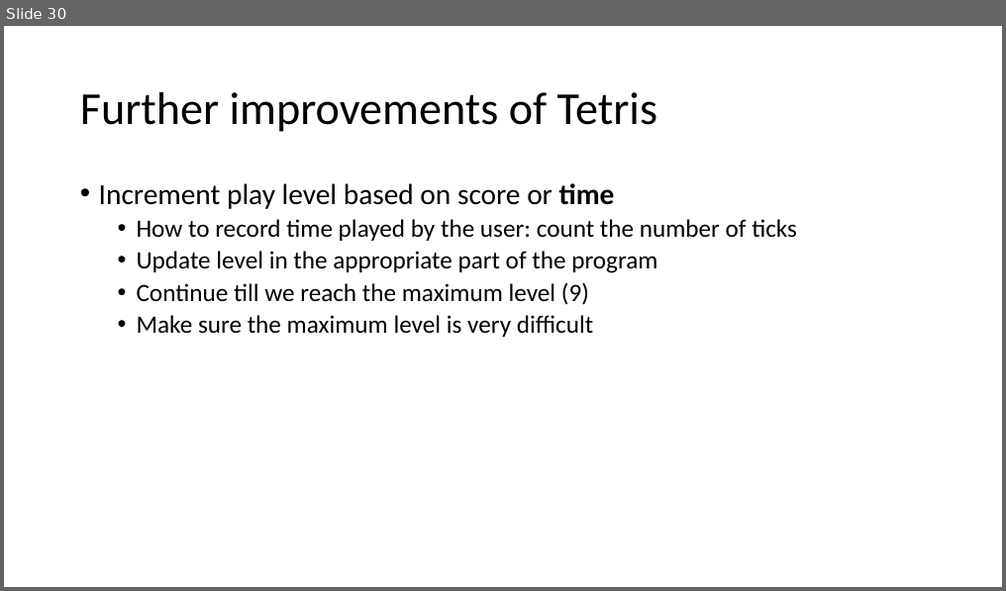
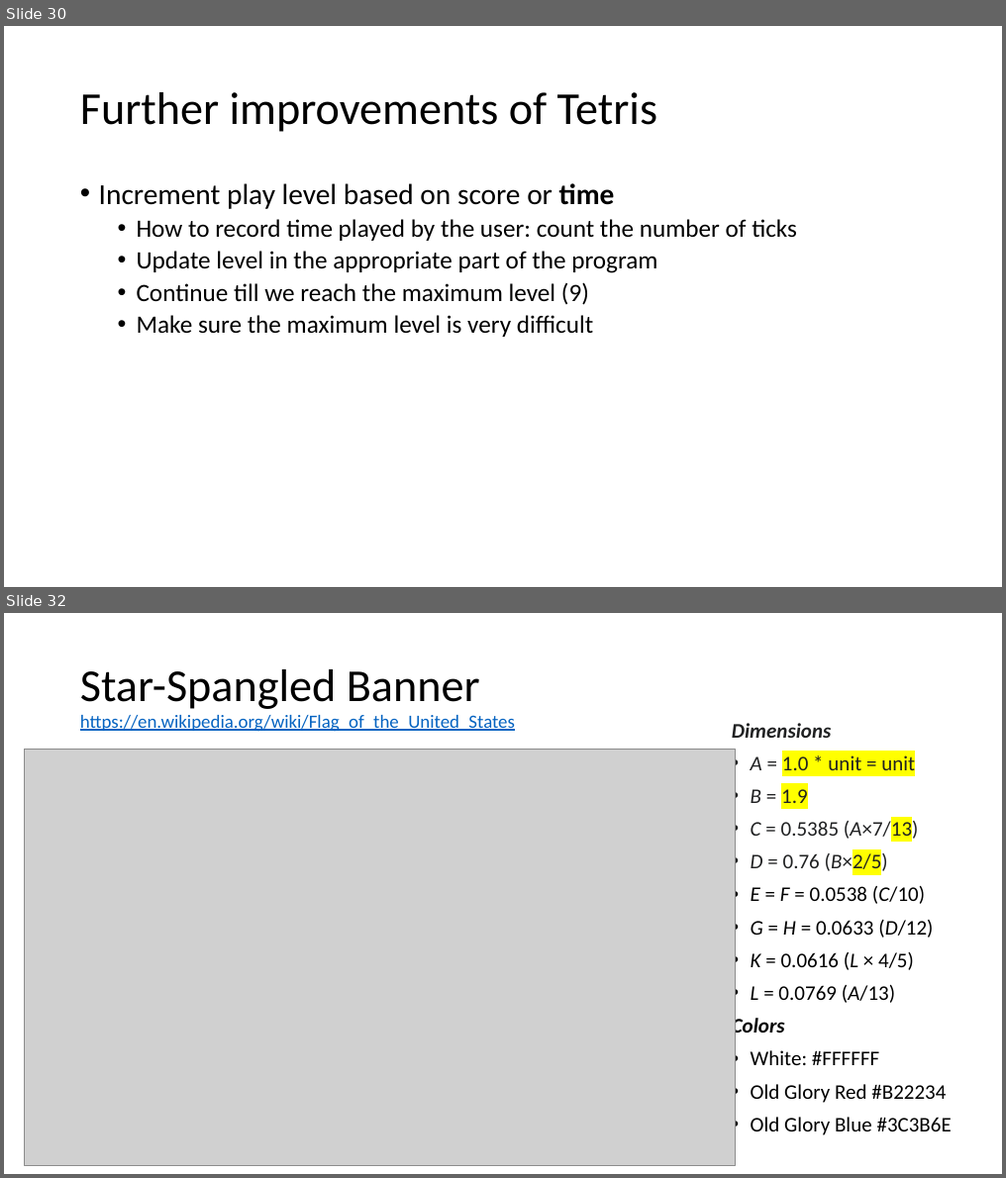
Before and after one commit to brianwhu/fun-in-js, a slide deck: documents/DataStructures.pptx. Shown one above the other, each under a label of ours: slide 30 before the commit, slides 30 and 32 after it; the slides between them are not shown. The pictures are 1006x591 and 1006x1178 pixels, drawn with LibreOffice and Linux fonts; fonts in the diff are those of the drawing; grey boxes stand for pictures. Boxes give left, top, right and bottom in pixels: in the first picture for what was removed or moved away, otherwise in the second. Text is boxed around its words. In the diff, an @@ line names an element or a change of style, - is before the commit and + after.

Commit message:
project Color Flood

```diff
--- a/documents/DataStructures.pptx
+++ b/documents/DataStructures.pptx
@@ slide 32 added at [4,613,1002,1174], background #FFFFFF @@
@@ title added at [80,669,515,732], 18 pt, text #0563C1, underline @@
+Star-Spangled Banner
+https://en.wikipedia.org/wiki/Flag_of_the_United_States
@@ text added at [732,723,951,1136], 20 pt, text #000000 @@
+Dimensions
+• A = 1.0 * unit = unit
+• B = 1.9
+• C = 0.5385 (A×7/13)
+• D = 0.76 (B×2/5)
+• E = F = 0.0538 (C/10)
+• G = H = 0.0633 (D/12)
+• K = 0.0616 (L × 4/5)
+• L = 0.0769 (A/13)
+Colors
+• White: #FFFFFF
+• Old Glory Red #B22234
+• Old Glory Blue #3C3B6E
@@ picture added at [24,749,736,1165] @@
```
Also in this commit, not shown: 7 other slides added, 14 other files.
